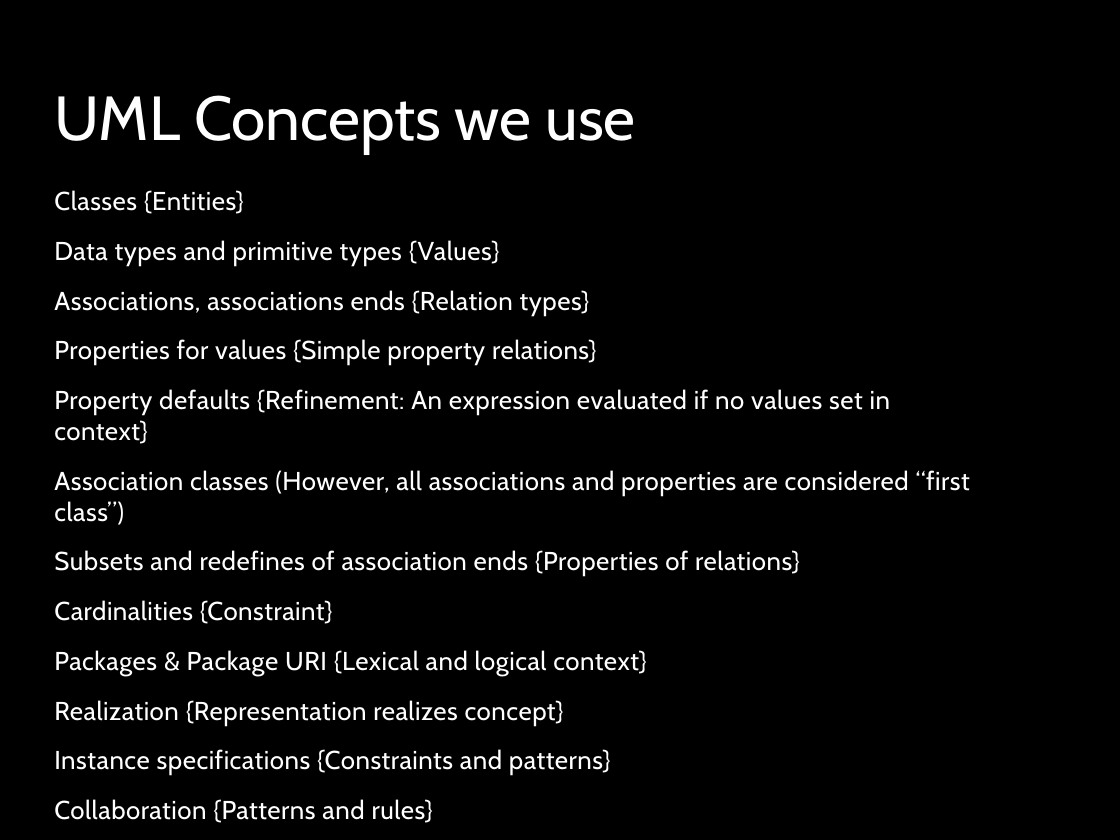
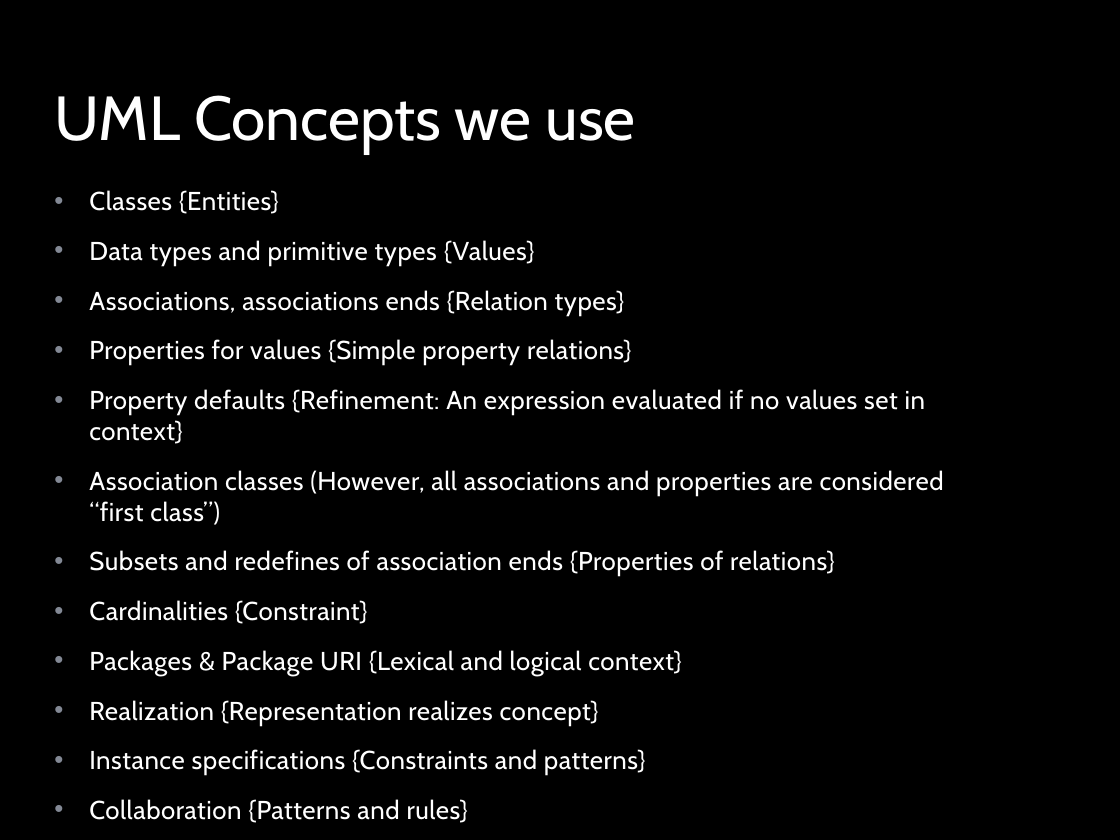
Before and after one commit to omg-threat-modeling/phase1, a slide deck: slide 34 of Team/Threat-risk - face-face.pptx (slide 35 before the commit). Drawn at 1120x840 pixels with LibreOffice and Linux fonts; fonts in the diff are those of the drawing; background and template pictures are left out. Boxes give left, top, right and bottom in pixels: in the first picture for what was removed or moved away, otherwise in the second. Text is boxed around its words. In the diff, an @@ line names an element or a change of style, - is before the commit and + after.

```diff
--- a/Team/Threat-risk - face-face.pptx
+++ b/Team/Threat-risk - face-face.pptx
@@ text "Classes {Entities}" at box(89, 190, 944, 775): bullet none to • @@
```
Also in this commit, not shown: 36 other slides changed, 16 slides added, 1 slide removed, 5 other files.
